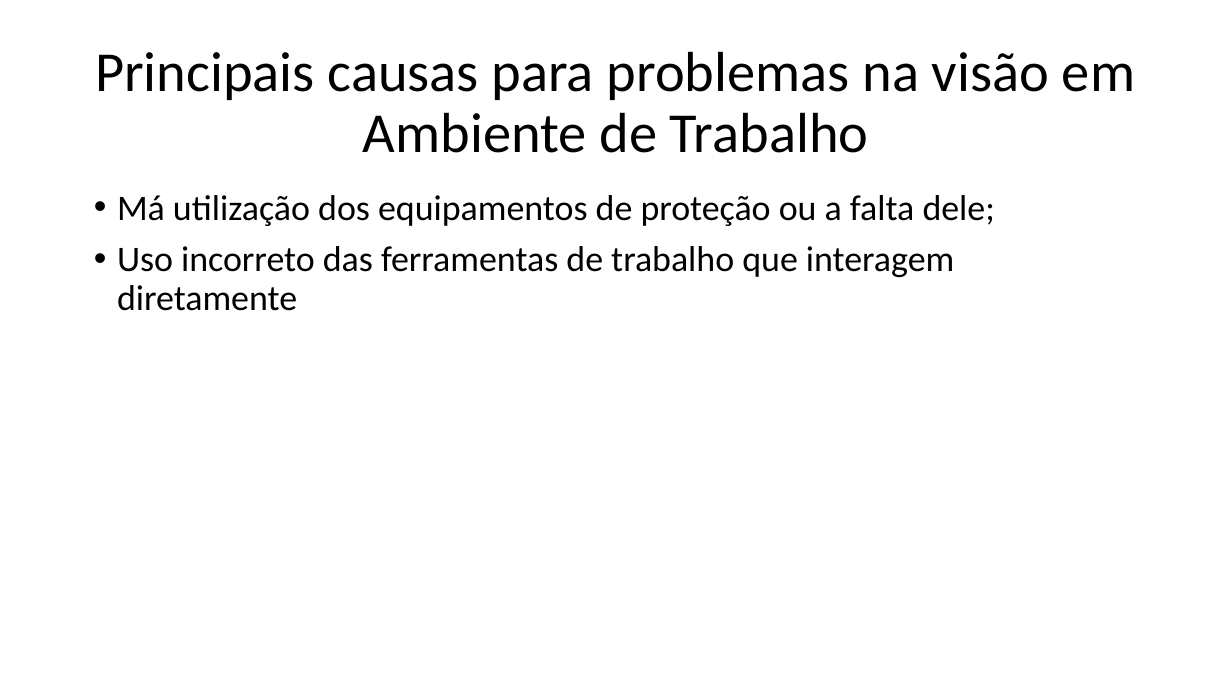
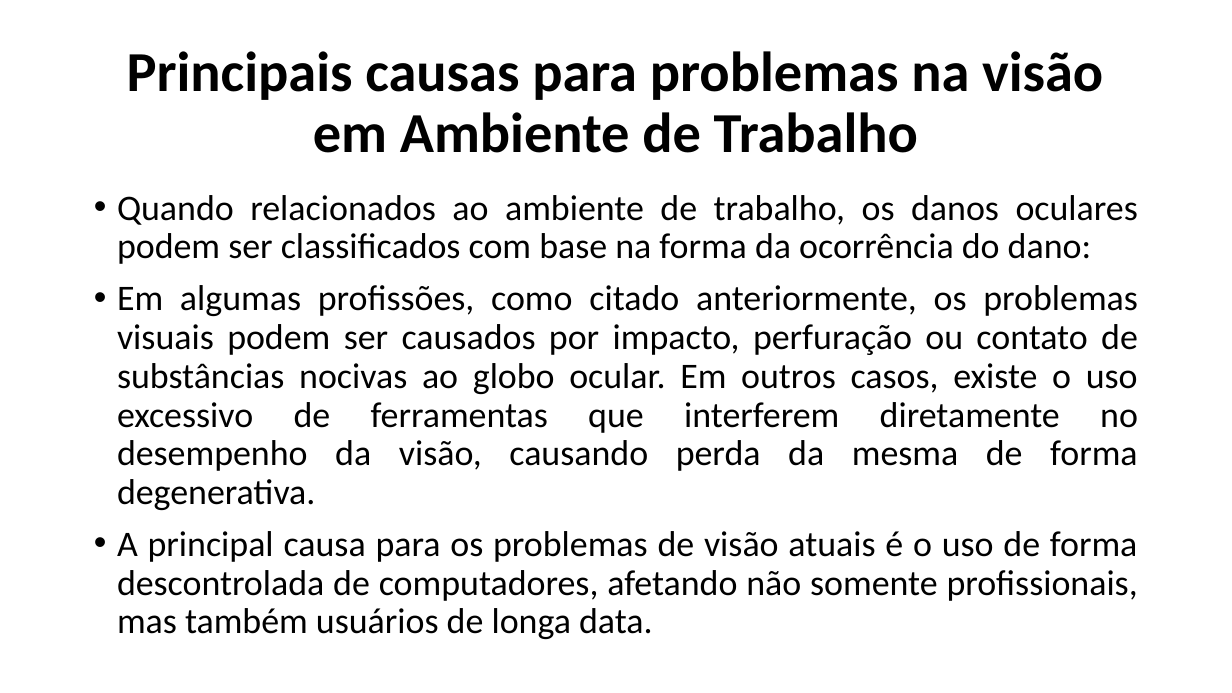
Before and after one commit to marilucindo/SemadecArquives, a slide deck: slide 6 of Docs.28.01/Cuidados com a Visão no Trabalho.pptx (slide 4 before the commit). Drawn at 1232x693 pixels with LibreOffice and Linux fonts; fonts in the diff are those of the drawing. Boxes give left, top, right and bottom in pixels: in the first picture for what was removed or moved away, otherwise in the second. Text is boxed around its words. In the diff, an @@ line names an element or a change of style, - is before the commit and + after.

Commit message:
Commit012
Modificações no arquivo para apresentação.

```diff
--- a/Docs.28.01/Cuidados com a Visão no Trabalho.pptx
+++ b/Docs.28.01/Cuidados com a Visão no Trabalho.pptx
@@ title "Principais causas para problemas na ..." at (127,51,1103,153): bold on @@
@@ text at (117,195,1138,639): text changed @@
-• Má utilização dos equipamentos de proteção ou a falta dele;
-• Uso incorreto das ferramentas de trabalho que interagem diretamente
+• Quando relacionados ao ambiente de trabalho, os danos oculares podem ser classificados com base na forma da ocorrência do dano:
+• Em algumas profissões, como citado anteriormente, os problemas visuais podem ser causados por impacto, perfuração ou contato de substâncias nocivas ao globo ocular. Em outros casos, existe o uso excessivo de ferramentas que interferem diretamente no desempenho da visão, causando perda da mesma de forma degenerativa.
+• A principal causa para os problemas de visão atuais é o uso de forma descontrolada de computadores, afetando não somente profissionais, mas também usuários de longa data.
```
Also in this commit, not shown: 2 other slides changed, 4 slides added, 1 slide removed, 2 other files.
